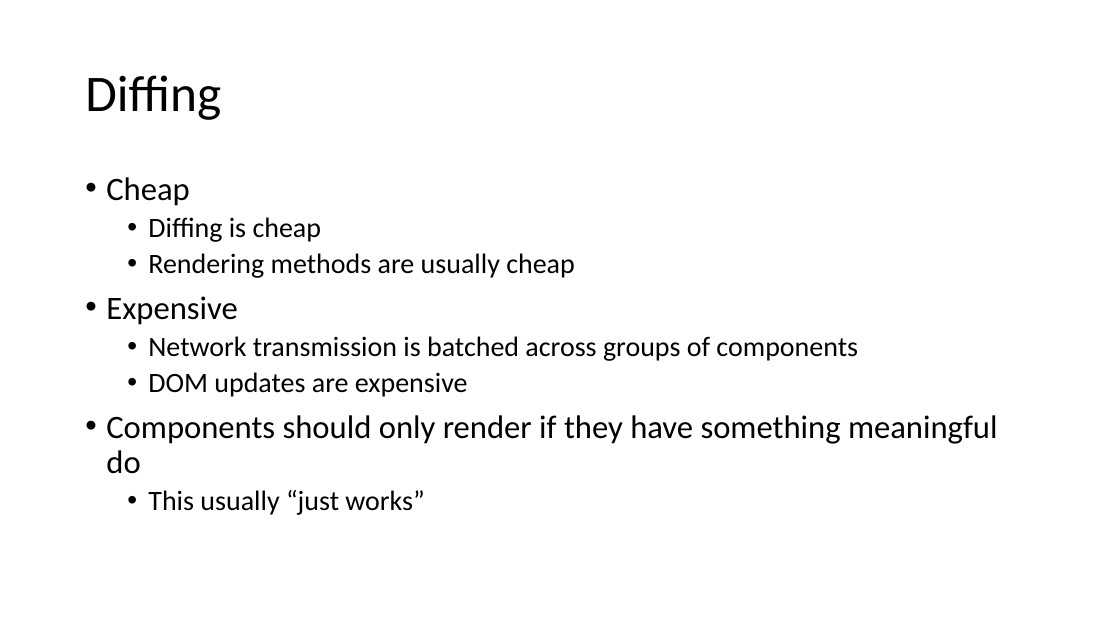
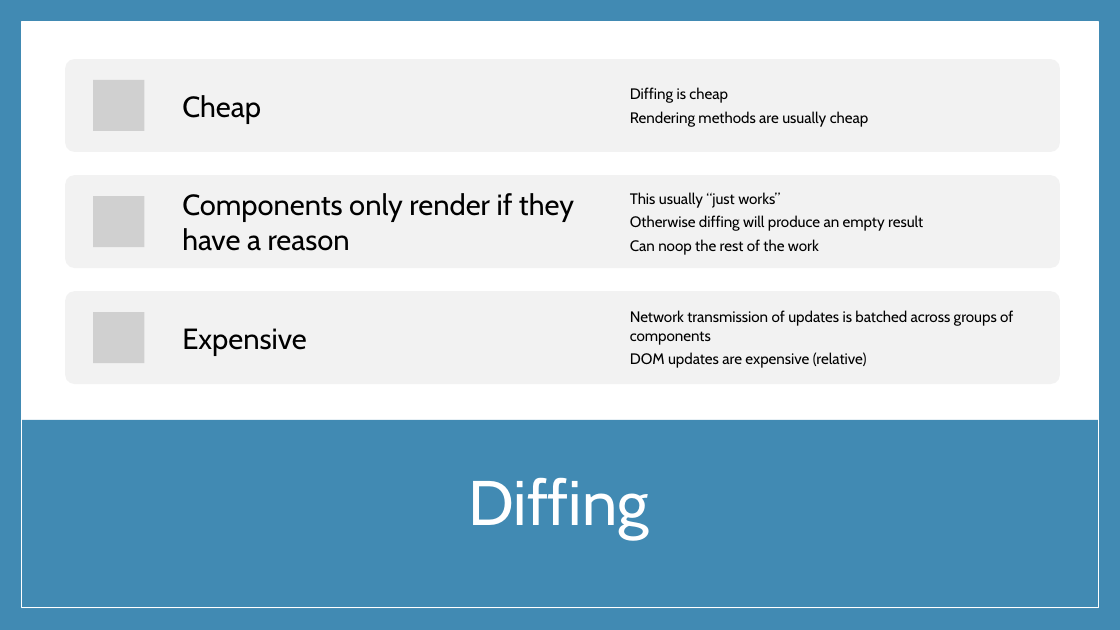
Before and after one commit to rynowak/Presentations, a slide deck: slide 18 of 2019/AusNzMeetups/blazor/slides.pptx (slide 13 before the commit). Drawn at 1120x630 pixels with LibreOffice and Linux fonts; fonts in the diff are those of the drawing; grey boxes stand for pictures. Boxes give left, top, right and bottom in pixels: in the first picture for what was removed or moved away, otherwise in the second. Text is boxed around its words. In the diff, an @@ line names an element or a change of style, - is before the commit and + after.

```diff
--- a/2019/AusNzMeetups/blazor/slides.pptx
+++ b/2019/AusNzMeetups/blazor/slides.pptx
@@ background #FFFFFF to #418AB3 @@
@@ rectangle added at (21, 23, 1098, 608), fill #FFFFFF @@
@@ rectangle added at (22, 22, 1099, 607), outline #FFFFFF 1 pt @@
@@ text removed at (106, 177, 998, 515) @@
-• Cheap
-  • Diffing is cheap
-  • Rendering methods are usually cheap
-• Expensive
-  • Network transmission is batched across groups of components
-  • DOM updates are expensive
-• Components should only render if they have something meaningful do
-  • This usually “just works”
@@ group added at (66, 59, 1060, 385): 6 texts, 3 rounded rectangles, 3 pictures @@
+Cheap
+Diffing is cheap
+Rendering methods are usually cheap
+Components only render if they have a reason
+This usually “just works”
+Otherwise diffing will produce an empty result
+Can noop the rest of the work
+Expensive
+Network transmission of updates is batched across groups of components
+DOM updates are expensive (relative)
@@ rectangle added at (21, 420, 1098, 608), fill #418AB3 @@
@@ title "Diffing": place and size @@
-title "Diffing" at (85, 75, 221, 120)
+title "Diffing" at (468, 477, 648, 540)
@@ title "Diffing" at (468, 477, 648, 540): size 44 to 54 pt, font Calibri to Cabin, text colour #000000 to #FFFFFF; alignment left to centre @@
```
Also in this commit, not shown: 16 other slides changed, 11 slides added, 3 slides removed, 16 other files.
